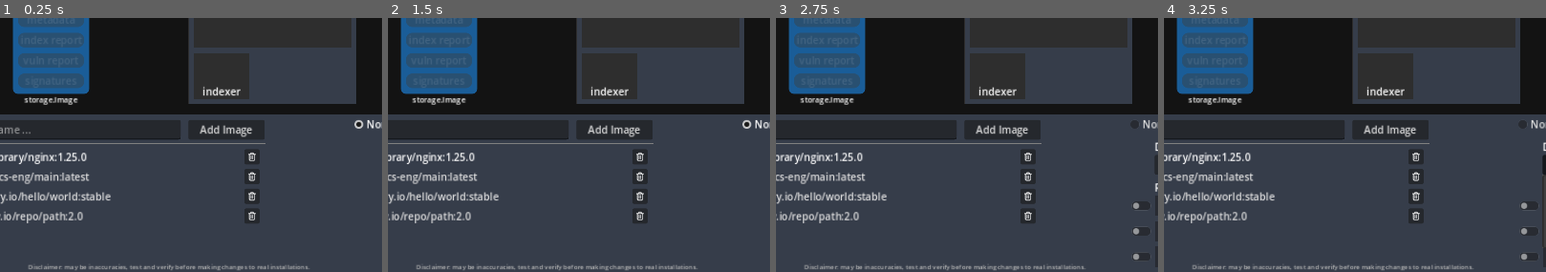
Above: before the commit, frames 1-4 (left to right).
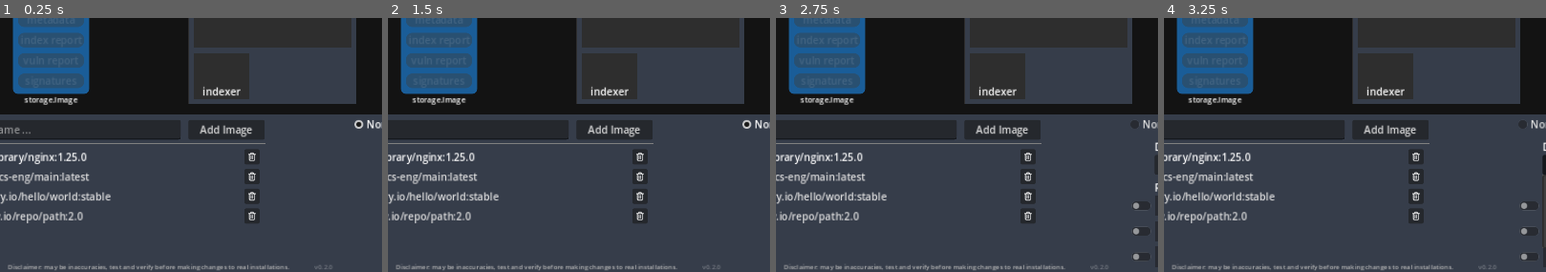
Above: after the commit, the same moments.

Repository: dcaravel/delegated-scanning-sim
Game: Godot game, scene res://arch.tscn
The game is run twice, just before and just after one commit, with the same random seed, the same clock (stepped at 60 frames per second) and the same inputs.
Inputs (mouse positions are % of the whole screen's width and height, from its top left):
- Up to frame 1 (0.25 s): no input
- Up to frame 2 (1.5 s): click (18, 72) at 0.52 s; type "Alex" at 0.6 s; click "None" at 1.25 s
- Up to frame 3 (2.75 s): click "All Registries" at 2 s
- Up to frame 4 (3.25 s): click "None" at 2.75 s
The pictures show only the part of the screen within x 13-63%, y 50-100%; the shares and areas given below are measured in that part.

The runs differ from the first frame. In frame 1, 0.6% of the frame differs, in the area x 2-87%, y 96-100%; in frame 2, 0.6%; in frame 3, 0.6%; in frame 4, 0.6%.

Commit message:
add version display

Diff:
--- a/arch.gd
+++ b/arch.gd
@@ -13,6 +13,8 @@
 const pause_icon = preload("res://assets/pause-svgrepo-com-16x16.png")
 
 const error_scene = preload("res://error_popup.tscn")
+
+const version_txt_path = "res://version.txt"
 
 const nil:Callable = Callable()
 
@@ -101,6 +103,7 @@
 @onready var quay = $DelegatedScanningConfig/quay
 @onready var default_cluster_option = $DelegatedScanningConfig/DefaultClusterOption
 @onready var popup_menu = $PopupMenu
+@onready var version_label = $VersionLabel
 
 const CENTRAL_CLUSTER_IDX:int = -1
 var clusters:Array[String] = [
@@ -140,9 +143,13 @@
 	"dev.registry.io": _devAnimateCB,
 }
 
+func get_text_file_content(filePath):
+	var file = FileAccess.open(filePath, FileAccess.READ)
+	var content = file.get_as_text()
+	return content
 
 func _ready():
-
+	version_label.text = "v" + get_text_file_content(version_txt_path)
 	# The enum and list of clusters must be the same, otherwise the dropdowns will not match the output
 	assert(Global.CLUSTER.size() == Global.CLUSTERS.size())
 
--- a/arch.tscn
+++ b/arch.tscn
@@ -454,6 +454,10 @@
 }
 point_count = 2
 
+[sub_resource type="LabelSettings" id="LabelSettings_2k1n6"]
+font_size = 10
+font_color = Color(1, 1, 1, 0.321569)
+
 [node name="Arch" type="Control"]
 layout_mode = 3
 anchors_preset = 15
@@ -719,9 +723,9 @@
 
 [node name="Disclaimer" type="Label" parent="."]
 layout_mode = 0
-offset_left = 152.0
+offset_left = 160.0
 offset_top = 776.0
-offset_right = 683.0
+offset_right = 611.0
 offset_bottom = 799.0
 text = "Disclaimer: may be inaccuracies, test and verify before making changes to real installations."
 label_settings = SubResource("LabelSettings_fntr6")
@@ -1129,6 +1133,17 @@
 anchors_preset = 0
 offset_right = 40.0
 offset_bottom = 40.0
+
+[node name="VersionLabel" type="Label" parent="."]
+layout_mode = 0
+offset_left = 640.0
+offset_top = 776.0
+offset_right = 680.0
+offset_bottom = 799.0
+text = "v0.0.0"
+label_settings = SubResource("LabelSettings_2k1n6")
+horizontal_alignment = 1
+vertical_alignment = 2
 
 [connection signal="item_selected" from="DelegatedScanningConfig/DefaultClusterOption" to="." method="_on_default_cluster_option_item_selected"]
 [connection signal="config_updated" from="DelegatedScanningConfig/dev" to="." method="_on_dev_config_updated"]
Not shown: 1 places in arch.tscn that only renumber resources
Not shown, changed: export_presets.cfg
Not shown, changed: version.txt
